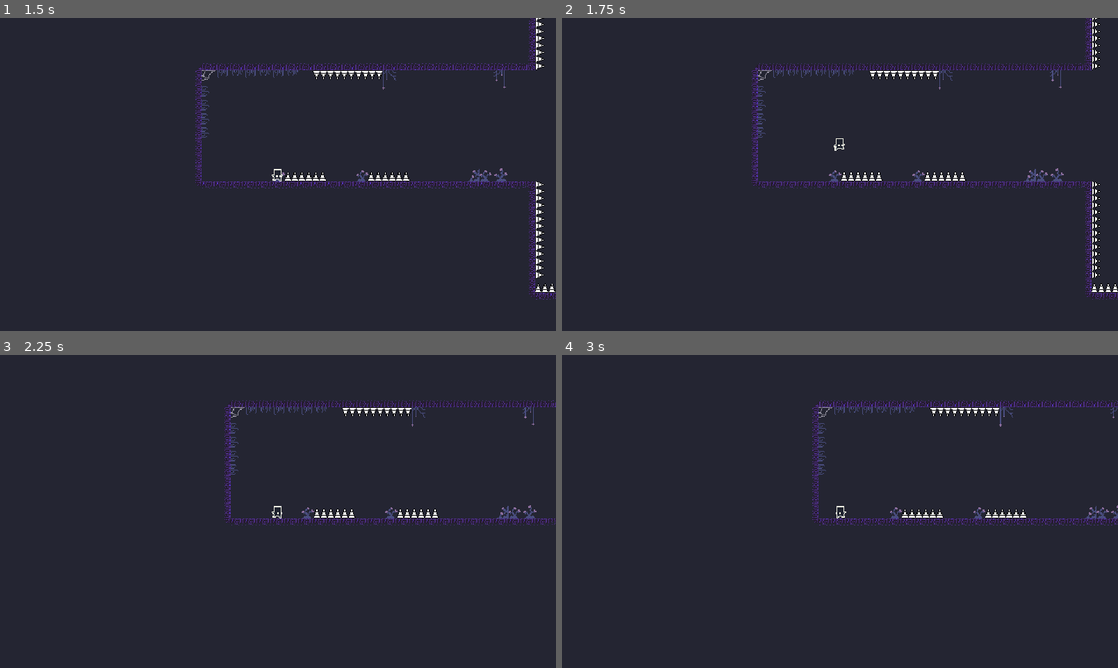
Above: before the commit, frames 1-4 (two rows, left to right).
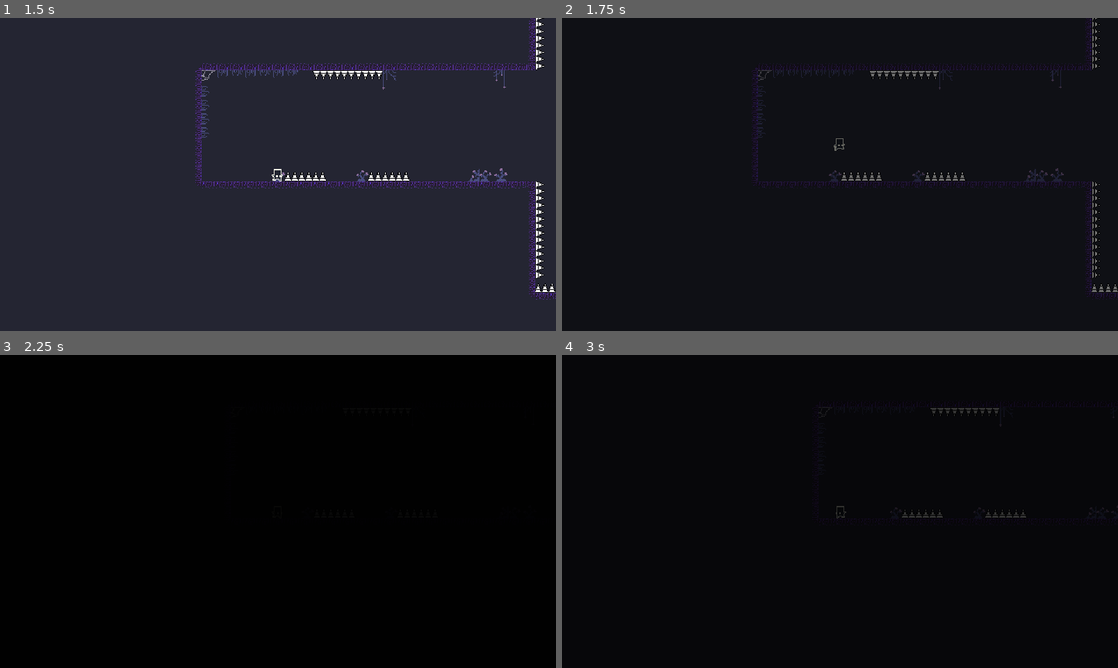
Above: after the commit, the same moments.

Repository: weyum11234/gnome_quest
Game: Godot game, scene res://scenes/main/main.tscn
Same seed, same stepped clock (60 frames per second), same inputs: the game is played once before the commit and once after it.
Inputs (mouse positions are in pixels of both pictures, inside the frame that each line leads up to):
- Up to frame 1 (1.5 s): click "New Game" at 0.5 s; tap Enter at 1.25 s; move the mouse to (400, 158) at 1.27 s; hold D (right) from 1.28 s (still down); click (400, 158) at 1.42 s
- Up to frame 2 (1.75 s): keep holding D (right); tap W (jump) at 1.52 s
- Up to frame 3 (2.25 s): keep holding D (right); move the mouse to (166, 527) at 2.02 s
- Up to frame 4 (3 s): tap W (jump) at 2.27 s; move the mouse to (895, 442) at 2.77 s; release D (right) at 2.78 s; hold A (left) from 2.78 s (still down)

Frame 1 is identical in both runs. In frame 2, 99% of the frame differs, in the area x 0-100%, y 0-100%; in frame 3, 100%; in frame 4, 100%.

Commit message:
added transition screelev

Diff:
--- a/entities/players/player_1.gd
+++ b/entities/players/player_1.gd
@@ -85,7 +85,11 @@
 func _on_hazard_detector_area_entered(area):
 	if area.is_in_group("hazard"):
 		global_position = spawn_position
+		TransitionScreen.transition()
+		await TransitionScreen.on_transition_finished
 
 func _on_hazard_detector_body_entered(body):
 		global_position = spawn_position
+		TransitionScreen.transition()
+		await TransitionScreen.on_transition_finished
 		print("yo dead")
